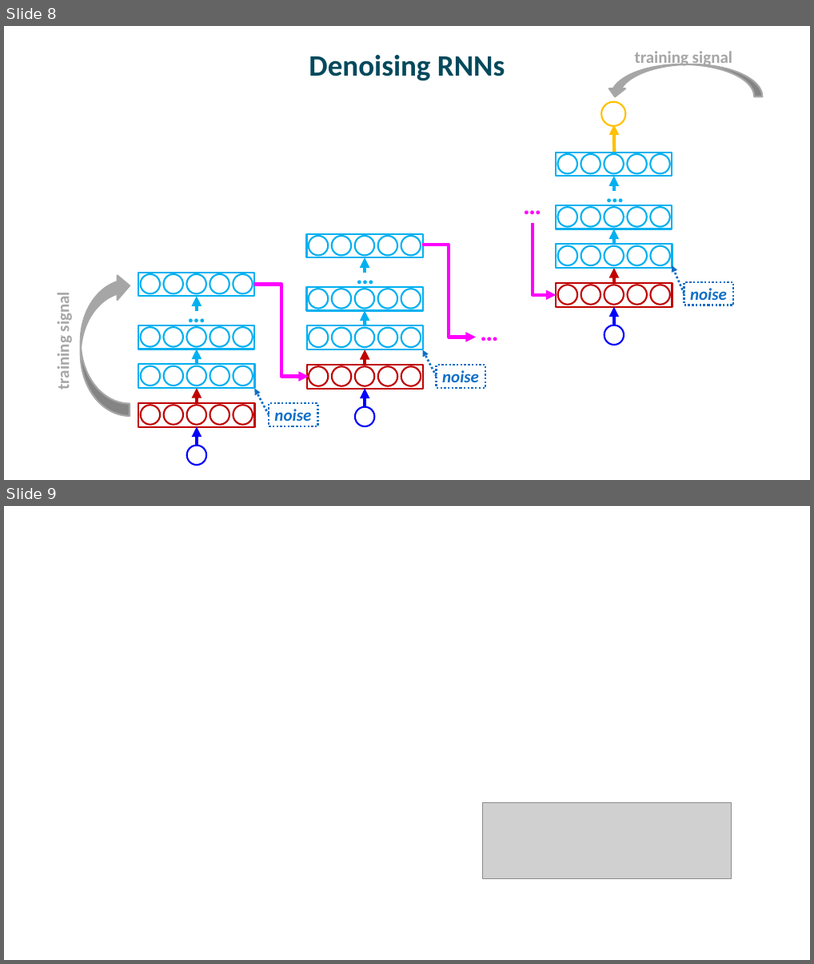
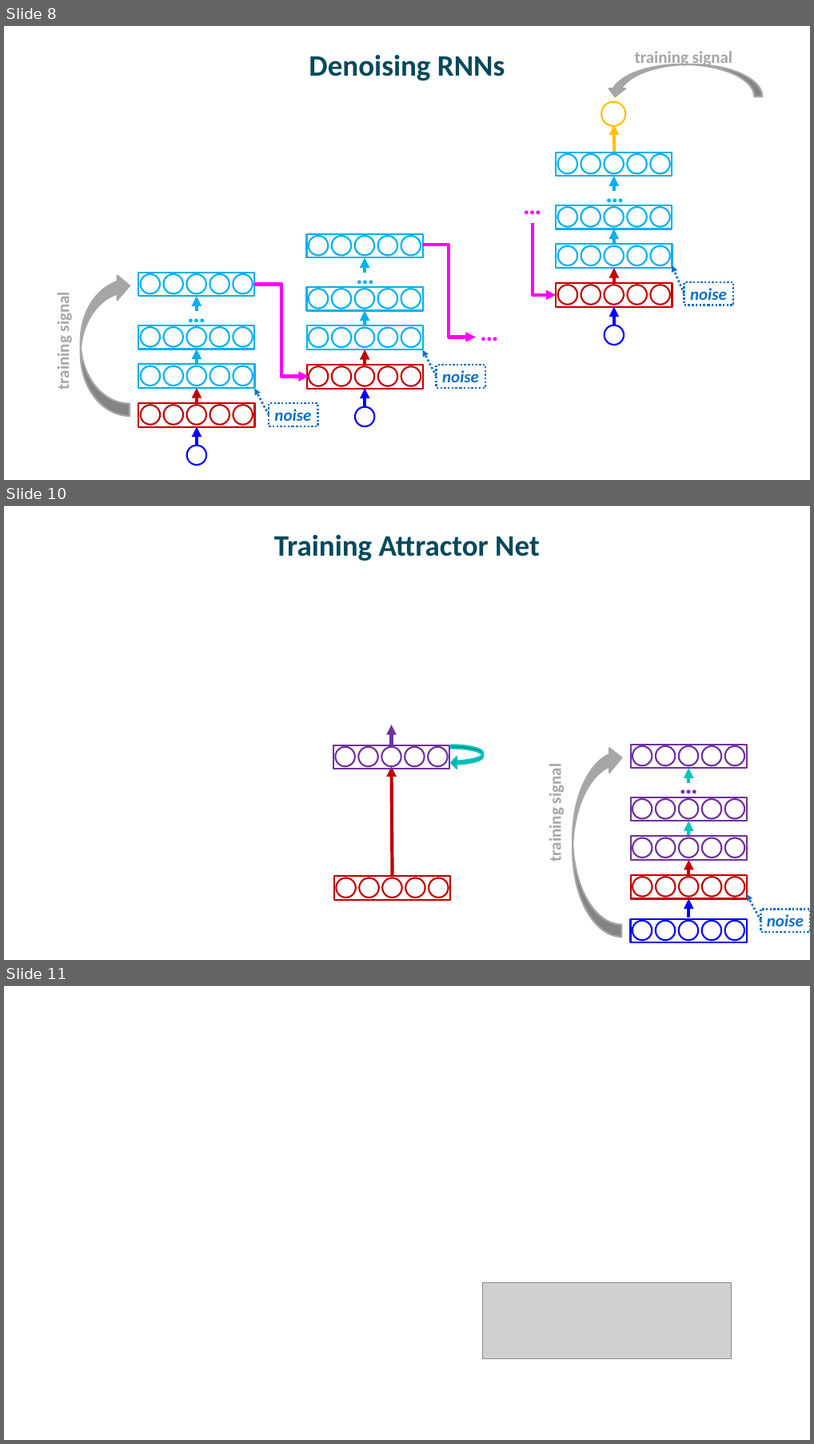
Before and after one commit to mcmozer/State_Denoised_RNN, a slide deck: StateDenoisedRNNs.pptx. Shown one above the other, each under a label of ours: slides 8 and 9 before the commit, slides 8, 10 and 11 after it; the slides between them are not shown. The pictures are 814x964 and 814x1444 pixels, drawn with LibreOffice and Linux fonts; fonts in the diff are those of the drawing; grey boxes stand for pictures. Boxes give left, top, right and bottom in pixels: in the first picture for what was removed or moved away, otherwise in the second. Text is boxed around its words. In the diff, an @@ line names an element or a change of style, - is before the commit and + after.

Commit message:
attractor net with nonneg diagonal connections and weight on external input

```diff
--- a/StateDenoisedRNNs.pptx
+++ b/StateDenoisedRNNs.pptx
@@ slide 10 added at bbox=[4, 506, 810, 960], background #FFFFFF @@
@@ title added at bbox=[274, 535, 540, 561], 35.3 pt, text #03495C, bold @@
+Training Attractor Net
@@ group added at bbox=[334, 724, 484, 900]: 10 ellipses, 2 rectangles, 2 arrows, 1 curved left arrow @@
@@ group added at bbox=[546, 744, 810, 942]: 25 ellipses, 6 rectangles, 5 arrows, 2 texts, 1 curved right arrow @@
+…
+noise
+training signal
@@ what was slide 9 is now slide 11 @@
```
Also in this commit, not shown: 1 other slide added, 10 other files.
